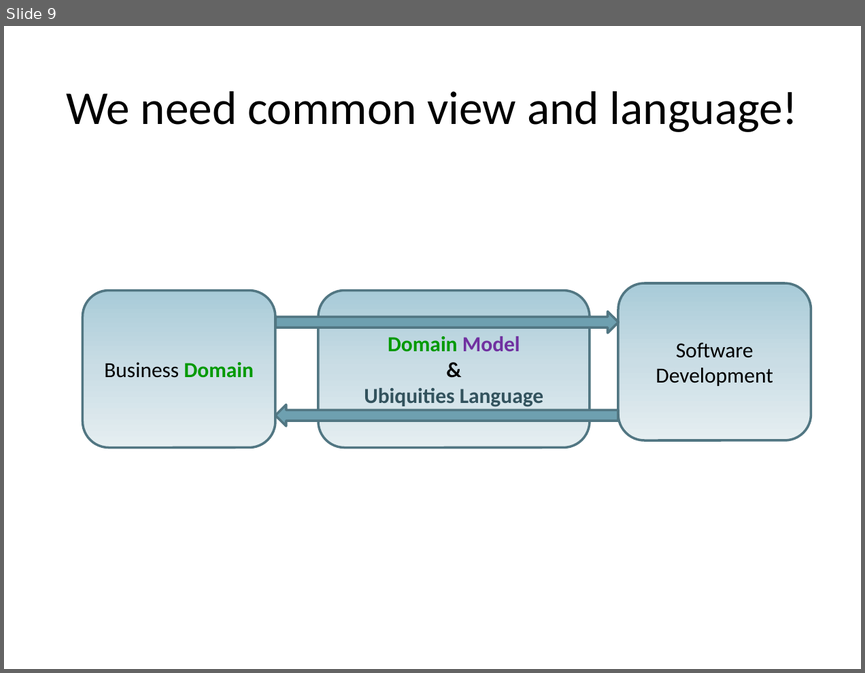
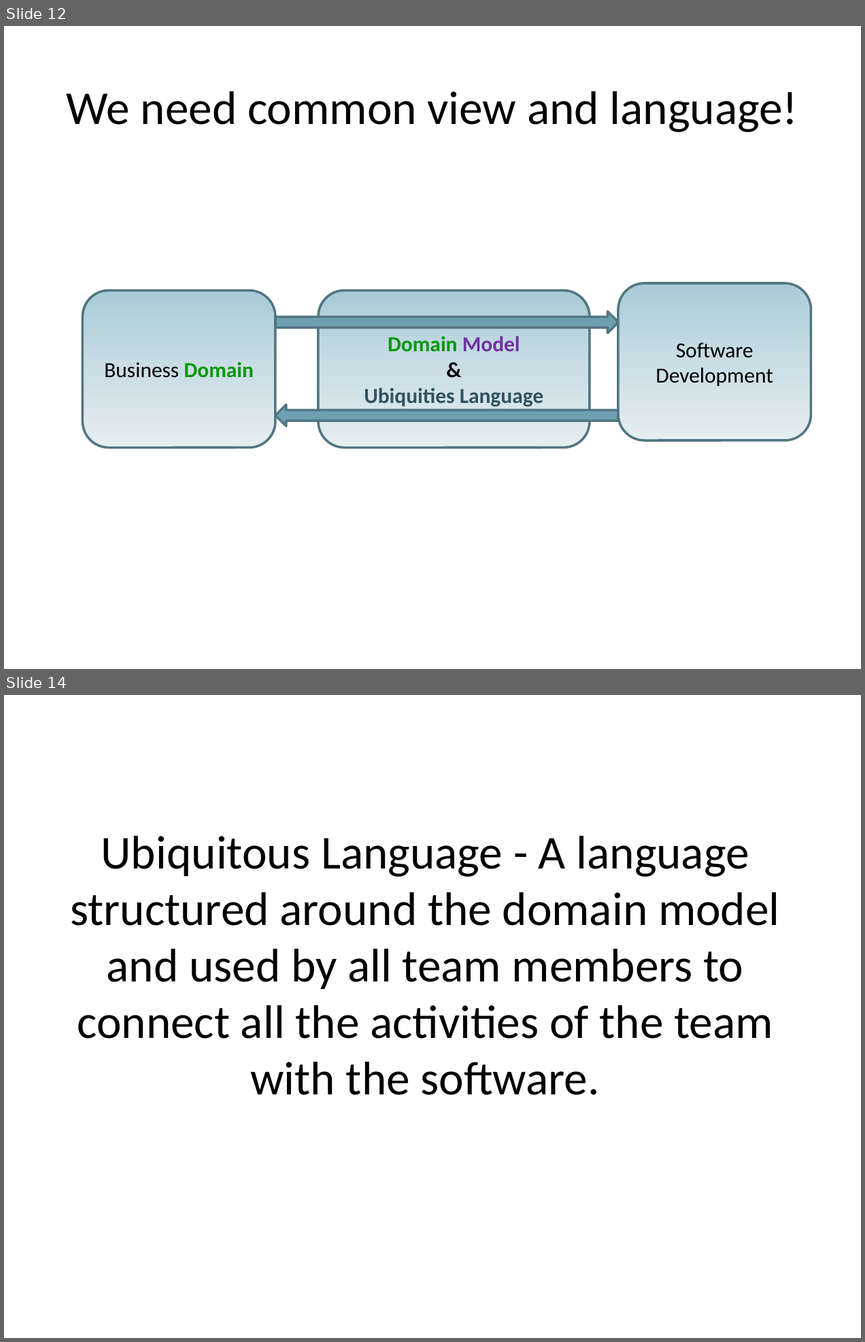
Before and after one commit to arturtv/dddpresentation, a slide deck: Domain-DrivenDesign.A.Trosin.pptx. Shown one above the other, each under a label of ours: slide 9 before the commit, slides 12 and 14 after it; the slides between them are not shown. The pictures are 865x673 and 865x1342 pixels, drawn with LibreOffice and Linux fonts; fonts in the diff are those of the drawing. Boxes give left, top, right and bottom in pixels: in the first picture for what was removed or moved away, otherwise in the second. Text is boxed around its words. In the diff, an @@ line names an element or a change of style, - is before the commit and + after.

```diff
--- a/Domain-DrivenDesign.A.Trosin.pptx
+++ b/Domain-DrivenDesign.A.Trosin.pptx
@@ slide 14 added at (x1=4, y1=695, x2=861, y2=1338), background #FFFFFF @@
@@ title added at (x1=70, y1=836, x2=780, y2=1095), 39.6 pt, text #000000 @@
+Ubiquitous Language - A language structured around the domain model and used by all team members to connect all the activities of the team with the software.
@@ what was slide 9 is now slide 12 @@
```
Also in this commit, not shown: 2 slides changed, 9 other slides added, 4 slides removed.
